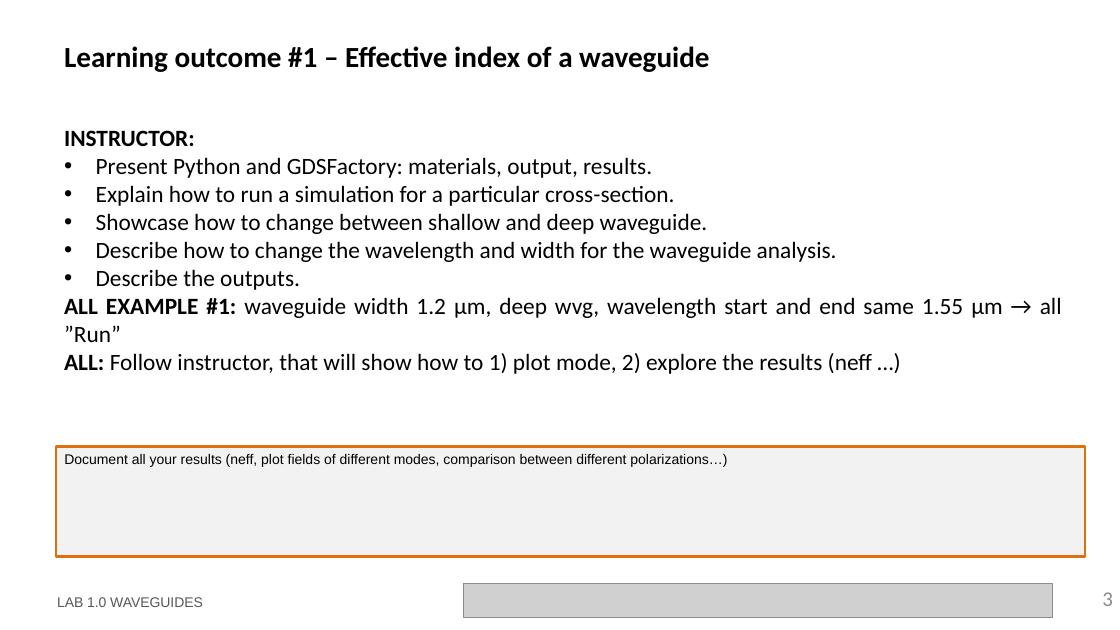
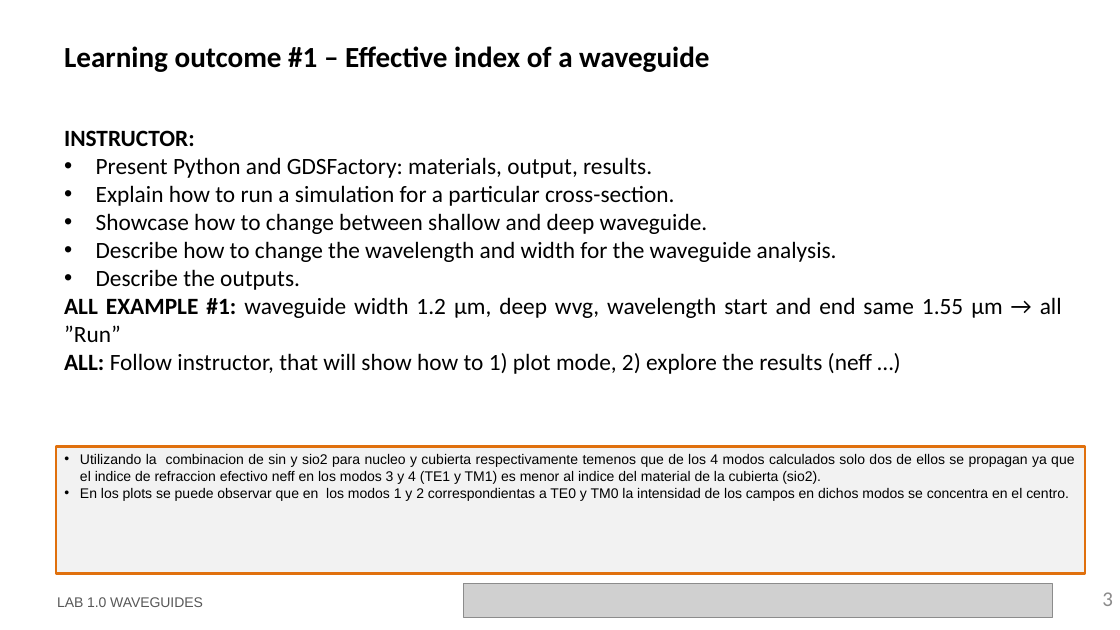
Before and after one commit to Japeacru/cifoin-lab1, a slide deck: slide 3 of LabBook_10.pptx. Drawn at 1120x630 pixels with LibreOffice and Linux fonts; fonts in the diff are those of the drawing; grey boxes stand for pictures; background and template pictures are left out. Boxes give left, top, right and bottom in pixels: in the first picture for what was removed or moved away, otherwise in the second. Text is boxed around its words. In the diff, an @@ line names an element or a change of style, - is before the commit and + after.

```diff
--- a/LabBook_10.pptx
+++ b/LabBook_10.pptx
@@ rectangle "Utilizando la combinacion de sin ...": place and size @@
-rectangle "Utilizando la combinacion de sin ..." at [56,447,1086,557]
+rectangle "Utilizando la combinacion de sin ..." at [56,447,1086,574]
@@ text in rectangle at [80,454,1074,501]: text changed @@
-Document all your results (neff, plot fields of different modes, comparison between different polarizations…)
+• Utilizando la combinacion de sin y sio2 para nucleo y cubierta respectivamente temenos que de los 4 modos calculados solo dos de ellos se propagan ya que el indice de refraccion efectivo neff en los modos 3 y 4 (TE1 y TM1) es menor al indice del material de la cubierta (sio2).
+• En los plots se puede observar que en los modos 1 y 2 correspondientas a TE0 y TM0 la intensidad de los campos en dichos modos se concentra en el centro.
```
Also in this commit, not shown: 2 other slides changed, 1 other file.
